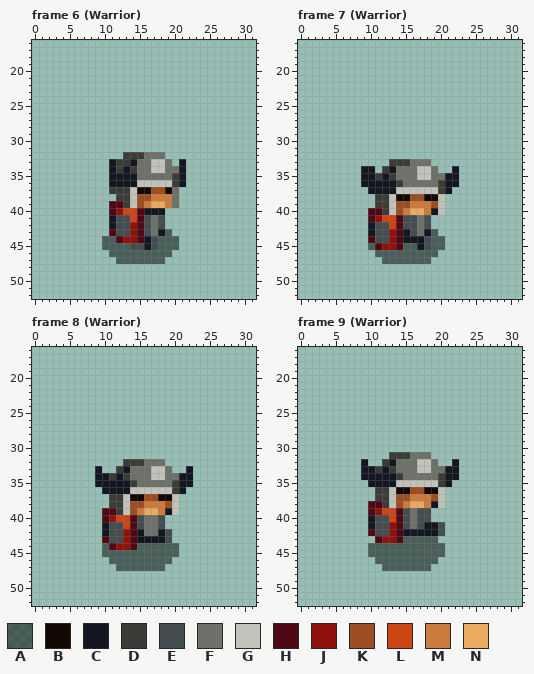
Edited in one commit: pixel-art file (Untitled/Enemies/Undead/Skeletons.aseprite). Above, as it was before the edit.
99x53 pixels, 17 frames. Shown: frame 6 (Warrior): x 0..31, y 16..52; frame 7 (Warrior): x 0..31, y 16..52; frame 8 (Warrior): x 0..31, y 16..52; frame 9 (Warrior): x 0..31, y 16..52. The commit also changed other frames, which this record leaves out.
Visible layers, top first: "Offhand", "Head", "Body", "Shadow" opacity 50%.
Palette (. is transparent): A #00000080  B #130702  C #141721  D #3b3c37  E #444d4f  F #6e716a  G #c1c2ba  H #4f0814  J #90120f  K #9d4d22  L #ce4515  M #cb7b3e  N #eaaa5f
Pixels before, frame 6 (Warrior), first column x 10:
32 ...DDDFFF...
33 .CDDCFFGGF.C
34 .CDCDFFGGFFC
35 .CCCCFFFFFDC
36 .CCCCGGGGGDC
37 .DDDGBBKKBF.
38 ..DDGKKMMMF.
39 .HHDGKMNNMF.
40 .HJLLHCCC...
41 .CEELHEFE...
42 .CEEJHEFE...
43 .HEEJHEFCA..
44 AAHJJHCEAAA.
45 AAAAEECEAAA.
46 .AAAAAAAAA..
47 ..AAAAAAA...
Pixels before, frame 7 (Warrior), first column x 9:
33 ....DDDFFF....
34 CC.DCFFFGGF..C
35 CCDCDFFFGGFFCC
36 CCCCCDFFFFFDCC
37 .CCCCGGGGGGDC.
38 ..DDGBBKKBBG..
39 ..DDGKKMMMKG..
40 .HHDGKMNNMCG..
41 .HJLLHEEFE....
42 .CEELHEEFE....
43 .CEEJHCEFCA...
44 .HEEJHCCCEAA..
45 .AHJJHAACEAA..
46 ..AAAAAAAAA...
47 ...AAAAAAA....
Pixels before, frame 8 (Warrior), first column x 9:
32 ....DDDFFF....
33 C..DCFFFGGF..C
34 CCDCDFFFGGFFCC
35 CCCCCDFFFFFDCC
36 .CCCCGGGGGGDC.
37 ..DDGBBKKBBG..
38 ..DDGKKMMMKG..
39 .HHDGKMNNMCG..
40 .HJLLHEFFE....
41 .CEELHEFFE....
42 .CEEJHCFFCE...
43 .HEEJHCCCCE...
44 .AHJJHAAAAAA..
45 .AAAAAAAAAAA..
46 ..AAAAAAAAA...
47 ...AAAAAAA....
Pixels before, frame 9 (Warrior), first column x 9:
31 ....DDDFFF....
32 C..DCFFFGGF..C
33 CCDCDFFFGGFFCC
34 CCCCCDFFFFFDCC
35 .CCCCGGGGGGDC.
36 ..DDGBBKKBBG..
37 ..DDGKKMMMKG..
38 .HHDGKMNNMCG..
39 .HJLLHEFEE....
40 .CEELHEFEE....
41 .CEEJHEFECCE..
42 .HEEJHCCCCCE..
43 ..HJJHAAAAA...
44 .AAAAAAAAAAA..
45 .AAAAAAAAAAA..
46 ..AAAAAAAAA...
47 ...AAAAAAA....
And afterwards:
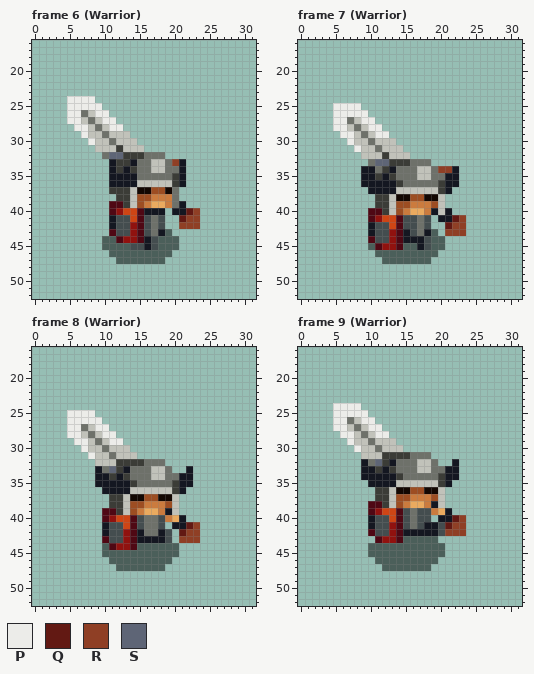
Colours new in this view: P #ecece9  Q #621913  R #8f3f25  S #5e6576
Edits made:
layer "Weapon" now shown
Changed rows in their new state; - is an unchanged pixel.
Frame 6 (Warrior), layer "Weapon":
first column x 5:
24 PPPP------------
25 PPPPP-----------
26 PPFGPP----------
27 PPGFGPP---------
28 -PPGFGPP--------
29 --PGGFGGG-------
30 ---PGGFGGG------
31 ----GGGDGGG-----
32 -----FSS--------
33 ---------------R
first column x 20:
39 -C--
40 CCQR
41 -QRR
42 -RRR
Frame 7 (Warrior), layer "Weapon":
first column x 5:
25 PPPP-------------
26 PPPPP------------
27 PPFGPP-----------
28 PPGFGPP----------
29 -PPGFGPP---------
30 --PGGFGGG--------
31 ---PGGFGGG-------
32 ----GGGDGGG------
33 -----FSS---------
34 ------F--------RR
first column x 20:
40 -C--
41 CCQR
42 -QRR
43 -RRR
Frame 8 (Warrior), layer "Weapon":
first column x 5:
25 PPPP------
26 PPPPP-----
27 PPFGPP----
28 PPGFGPP---
29 -PPGFGPP--
30 --PGGFGGG-
31 ---PGGFGGG
32 ----GGGD--
33 -----FS---
first column x 19:
40 MNC--
41 -CCQR
42 --QRR
43 --RRR
Frame 9 (Warrior), layer "Weapon":
first column x 5:
24 PPPP------
25 PPPPP-----
26 PPFGPP----
27 PPGFGPP---
28 -PPGFGPP--
29 --PGGFGGG-
30 ---PGGFGGG
31 ----GGGD--
32 -----FS---
first column x 19:
39 MNC--
40 -CCQR
41 --QRR
42 --RRR
Pixel boxes of the changes (left, top, right, bottom) in both pictures:
added: (67, 96, 179, 166)
added: (172, 201, 200, 229)
added: (333, 103, 452, 173)
added: (438, 208, 466, 236)
added: (67, 410, 137, 473)
added: (165, 515, 200, 543)
added: (333, 403, 403, 466)
added: (431, 508, 466, 536)
